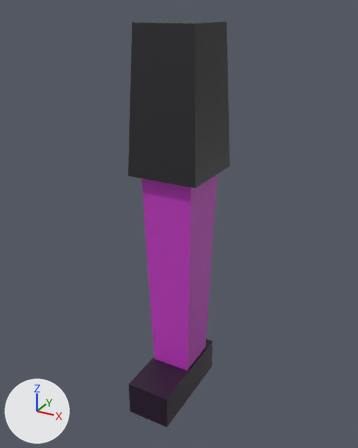
Before and after pictures for a commit that changed the glTF model examples/solid-eleven/assets/shared/models/leg_k11.glb.
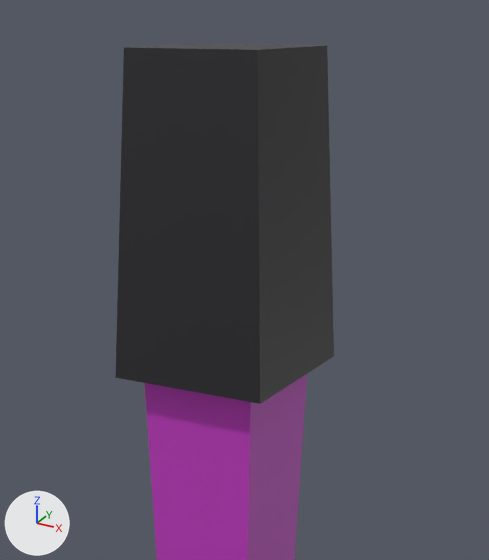
Each version is shown whole from a 50 mm lens placed at (0.53, -0.97, 0.05), pointed at (0.009, -0.024, -0.423), then close up on the part from 21% to 84% of the width and 0% to 58% of the height. The lights are fixed; the arrows at lower left show +X, +Y and +Z. The older version's two pictures come first. Vertices at exactly the same position are counted once.

Objects in the first close-up: 'leg_kit'.
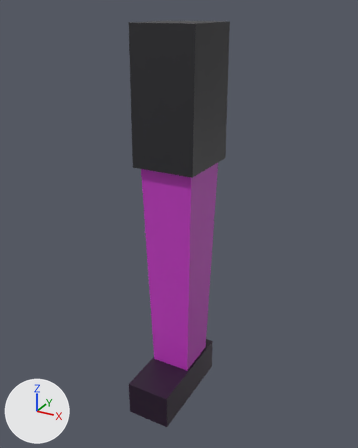
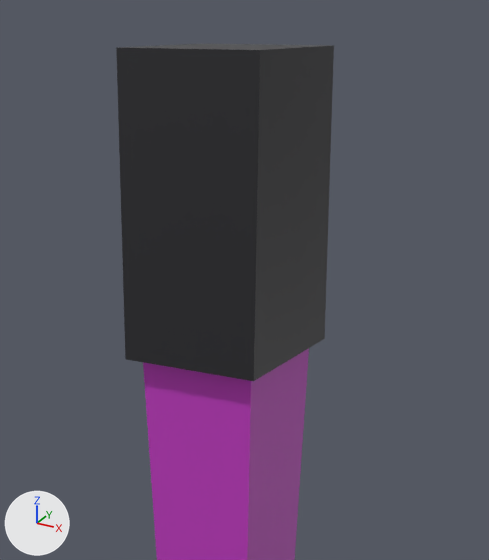
Patch to the scene script:
```diff
--- a/examples/solid-eleven/assets/shared/models/leg_k11.glb.py
+++ b/examples/solid-eleven/assets/shared/models/leg_k11.glb.py
@@ me_leg_kit_011 @@
 # used by ob_leg_kit; location = (0.0, 0.0, 0.0)
-me_leg_kit_011.from_pydata(...)  # 24 vertices, 32 faces; spans x -0.085..0.085, y -0.17..0.09, z -0.91..0.02
-me_leg_kit_011.vertices[0].co = (-0.07, 0.075, 0.02)  # pixel (204, 43)
-me_leg_kit_011.vertices[1].co = (0.07, 0.075, 0.02)  # pixel (327, 45)
-me_leg_kit_011.vertices[2].co = (0.085, 0.09, -0.3)  # pixel (334, 356)
-me_leg_kit_011.vertices[3].co = (-0.085, 0.09, -0.3)
-me_leg_kit_011.vertices[4].co = (0.07, -0.075, 0.02)  # pixel (257, 50)
-me_leg_kit_011.vertices[5].co = (0.085, -0.09, -0.3)  # pixel (260, 403)
-me_leg_kit_011.vertices[6].co = (-0.07, -0.075, 0.02)  # pixel (123, 47)
-me_leg_kit_011.vertices[7].co = (-0.085, -0.09, -0.3)  # pixel (115, 377)
+me_leg_kit_011.from_pydata(...)  # 24 vertices, 32 faces; spans x -0.075..0.075, y -0.17..0.09, z -0.91..0.02
+# me_leg_kit_011 part 1
+me_leg_kit_011.vertices[0].co = (-0.075, 0.08, 0.02)  # pixel (202, 43)
+me_leg_kit_011.vertices[1].co = (0.075, 0.08, 0.02)  # pixel (333, 45)
+me_leg_kit_011.vertices[2].co = (0.075, 0.085, -0.28)  # pixel (324, 338)
+me_leg_kit_011.vertices[3].co = (-0.075, 0.085, -0.28)
+me_leg_kit_011.vertices[4].co = (0.075, -0.08, 0.02)  # pixel (260, 50)
+me_leg_kit_011.vertices[5].co = (0.075, -0.085, -0.28)  # pixel (253, 381)
+me_leg_kit_011.vertices[6].co = (-0.075, -0.08, 0.02)  # pixel (116, 47)
+me_leg_kit_011.vertices[7].co = (-0.075, -0.085, -0.28)  # pixel (125, 359)
 me_leg_kit_011.materials.append(mat_defaultmaterial)
```

Where the change shows, as pixel boxes [x1, y1, x2, y2] in the close-ups (489 x 560 px; the box of a moved part takes in the faces that stretch with it):
part 1 of me_leg_kit_011, moved or reshaped: before [116, 46, 334, 404]; after [116, 45, 334, 381]
